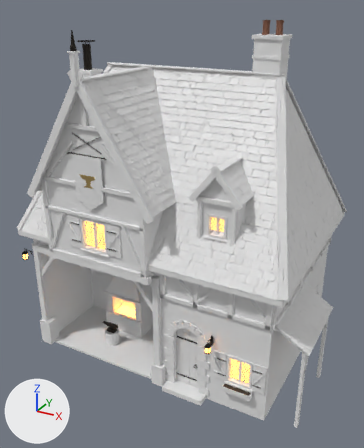
Two versions of the FBX model GameClient/ArtSource/Silverbrook/Blacksmith/SilverbrookBlacksmith.fbx, one commit apart.
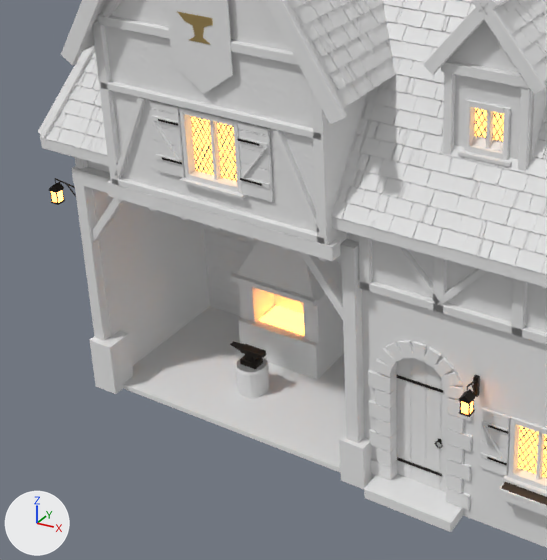
Each version is shown whole from a 50 mm camera at (9.03, -17.24, 13.94) aimed at (-0.12, -0.6, 5.62), then close up on the part from 0% to 67% of the width and 38% to 93% of the height. Arrows for +X, +Y and +Z are at lower left; the lights stay in place. The first two pictures are the older version. Vertices at exactly the same position are counted once.

The first close-up shows 'SM_SBBlacksmith_Details', 'SM_SBBlacksmith_Masonry', 'SM_SBBlacksmith_Plaster', 'SM_SBBlacksmith_Roof', 'SM_SBBlacksmith_Timber'.
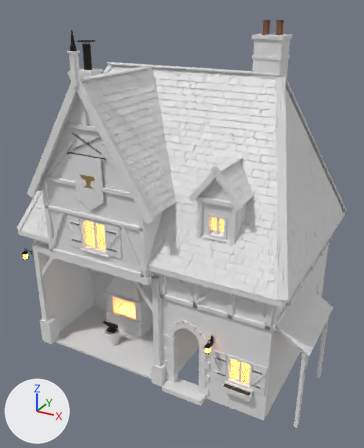
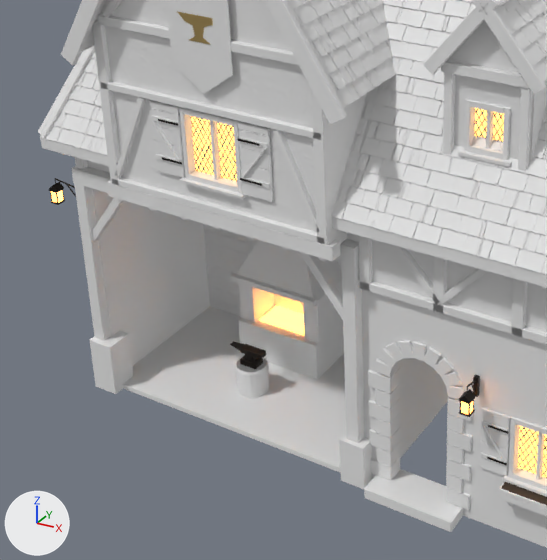
Pixel boxes (x1, y1, x2, y2) of what changed, in the close-ups (547 x 560 px):
part 1 of me_sm_sbblacksmith_details, deleted
    before: (396, 358, 448, 492)

Edits to the bpy script that builds the scene:
```text
Change me_sm_sbblacksmith_details:
    used by ob_sm_sbblacksmith_details; location = (0.0, 0.0, 0.0)
    remove me_sm_sbblacksmith_details.from_pydata(...)  # 6658 vertices, 4266 faces; spans x -6.2..5.75, y -4.48..4.14, z 0.1..13.39
    add me_sm_sbblacksmith_details.from_pydata(...)  # 6492 vertices, 4155 faces; spans x -6.2..5.75, y -4.48..4.14, z 0.1..13.39
    me_sm_sbblacksmith_details part 1: 14 loose pieces with 166 vertices, spanning x 1.15..2.25, y -3.43..-3.32, z 0.2..2.95, are deleted
```
